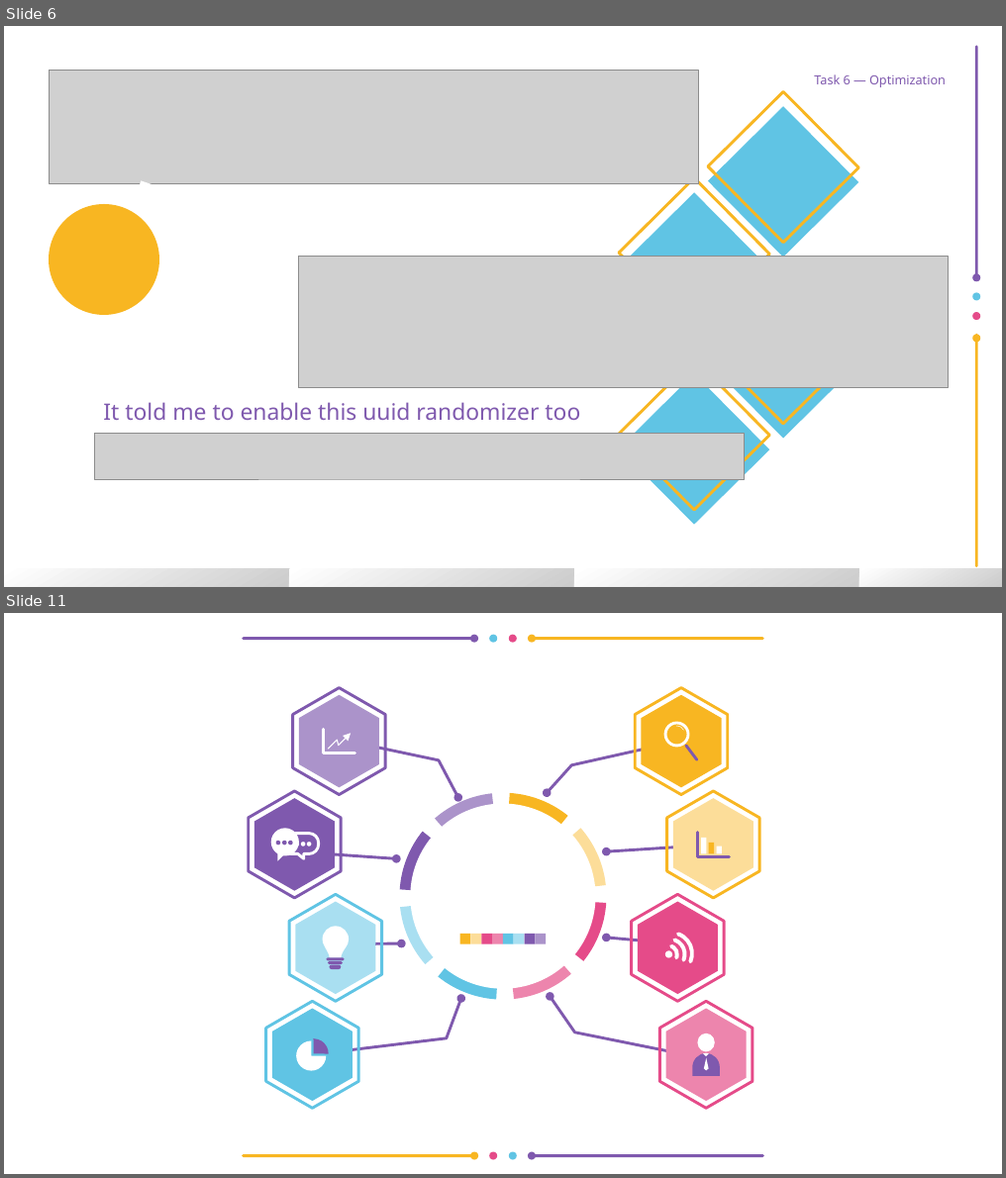
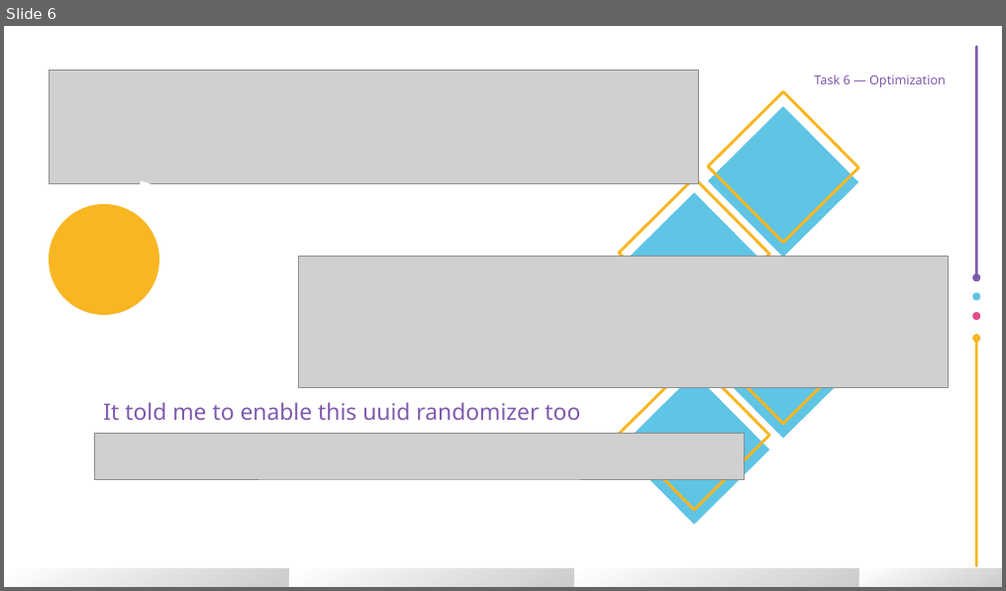
Before and after one commit to user5427/LLM-learning, a slide deck: homework/hm_1/HM1_3.odp. Shown one above the other, each under a label of ours: slides 6 and 11 before the commit, slide 6 after it; the slides between them are not shown. The pictures are 1006x1178 and 1006x591 pixels, drawn with LibreOffice and Linux fonts; fonts in the diff are those of the drawing; grey boxes stand for pictures. Boxes give left, top, right and bottom in pixels: in the first picture for what was removed or moved away, otherwise in the second. Text is boxed around its words. In the diff, an @@ line names an element or a change of style, - is before the commit and + after.

```diff
--- a/homework/hm_1/HM1_3.odp
+++ b/homework/hm_1/HM1_3.odp
@@ slide 11 removed at [4, 613, 1002, 1174], background #FFFFFF @@
@@ group removed at [243, 635, 763, 643]: 4 ellipses, 2 lines @@
@@ group removed at [636, 688, 728, 795]: 2 hexagons, 2 freeform shapes, 1 line @@
@@ group removed at [293, 688, 385, 795]: 2 hexagons, 2 freeform shapes @@
@@ freeform shape removed at [333, 738, 458, 798] @@
@@ freeform shape removed at [548, 740, 686, 793] @@
@@ group removed at [249, 791, 341, 898]: 9 freeform shapes, 2 hexagons @@
@@ arrow removed from (717, 845) to (606, 852) @@
@@ group removed at [667, 791, 759, 898]: 3 rectangles, 2 hexagons, 1 freeform shape @@
@@ arrow removed from (294, 852) to (396, 860) @@
@@ group removed at [400, 793, 606, 1000]: 8 freeform shapes, 8 rectangles, 1 ellipse @@
@@ arrow removed from (681, 945) to (606, 938) @@
@@ group removed at [632, 894, 724, 1001]: 4 freeform shapes, 2 hexagons @@
@@ group removed at [289, 894, 381, 1001]: 4 freeform shapes, 2 hexagons @@
@@ arrow removed from (336, 945) to (402, 944) @@
@@ freeform shape removed at [550, 997, 708, 1059] @@
@@ freeform shape removed at [313, 999, 461, 1055] @@
@@ group removed at [266, 1001, 359, 1108]: 2 hexagons, 2 freeform shapes @@
@@ group removed at [659, 1001, 752, 1108]: 4 freeform shapes, 2 hexagons @@
@@ group removed at [243, 1153, 763, 1160]: 4 ellipses, 2 lines @@
```
Also in this commit, not shown: 6 other slides removed, 4 other files.
